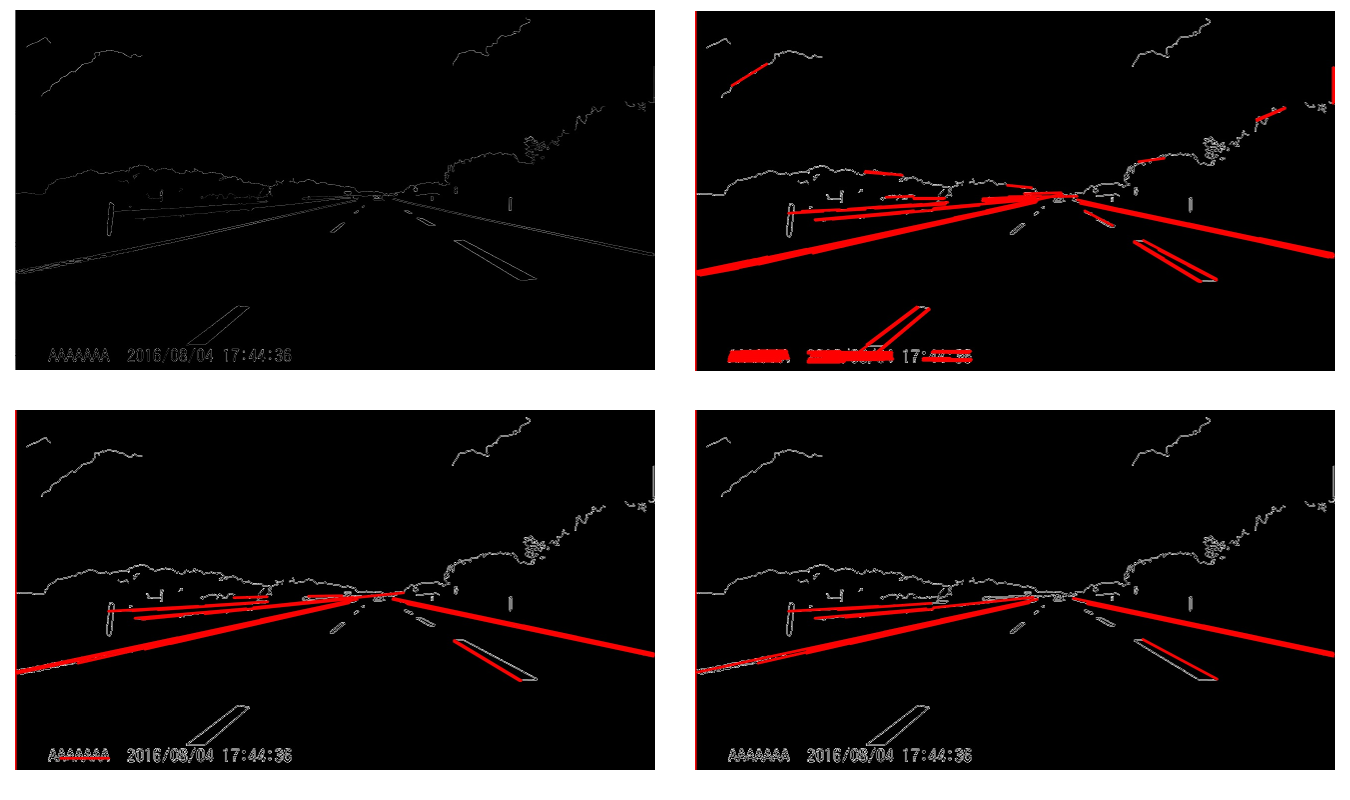
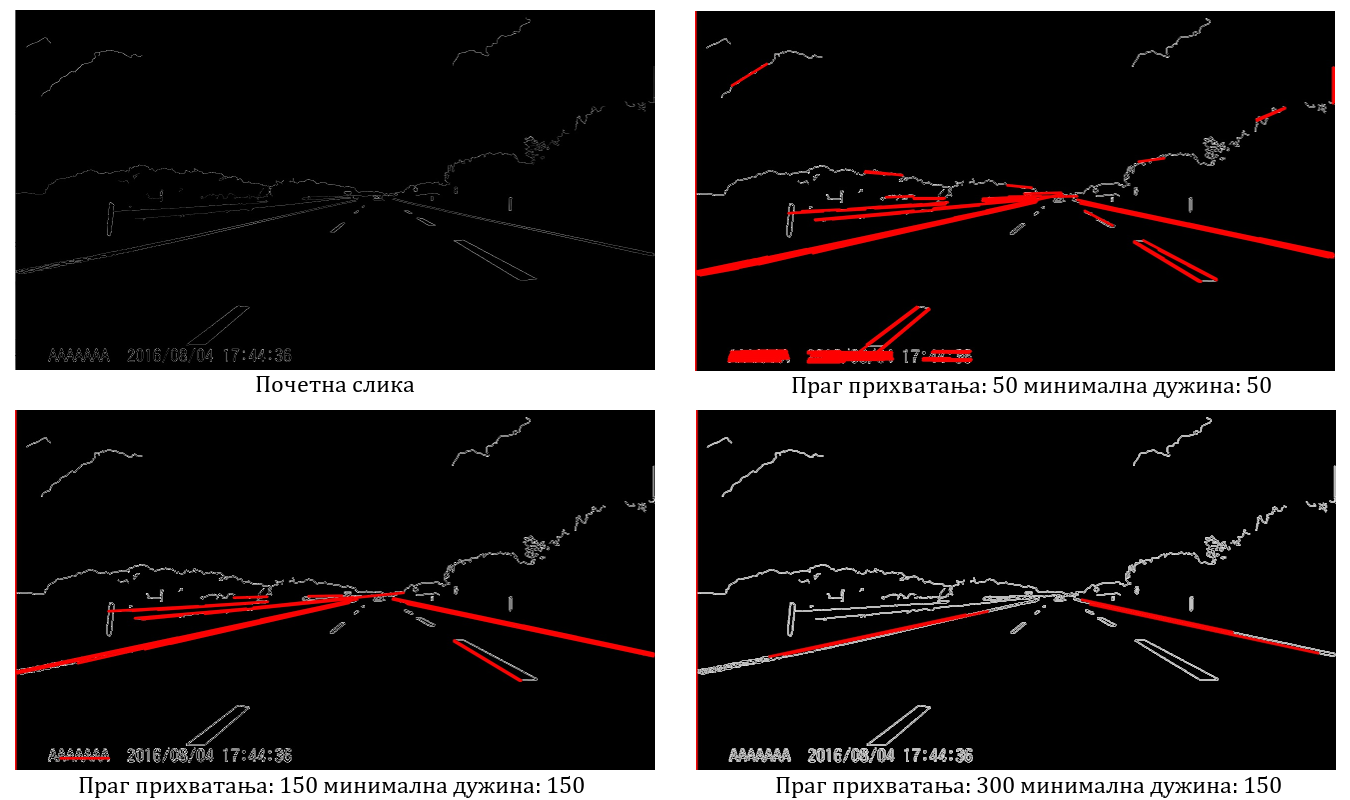
Two versions of the same layered image (1350 x 800). Layer-by-layer changes:
added layer "Праг прихватања: 150 минимална..." above "Праг прихватања: 300 минимална..." over (x1=79, y1=776, x2=584, y2=798)
added layer "Праг прихватања: 300 минимална..." above "300100.jpg copy" over (x1=776, y1=776, x2=1281, y2=798)
renamed "150150" to "300100.jpg copy", moved it above "Праг прихватања: 50 минимална ...", painted on it over (x1=695, y1=410, x2=1336, y2=770)
added layer "Праг прихватања: 50 минимална ..." above "Почетна слика" over (x1=792, y1=376, x2=1271, y2=398)
added layer "Почетна слика" above "Background" over (x1=256, y1=376, x2=415, y2=392)
